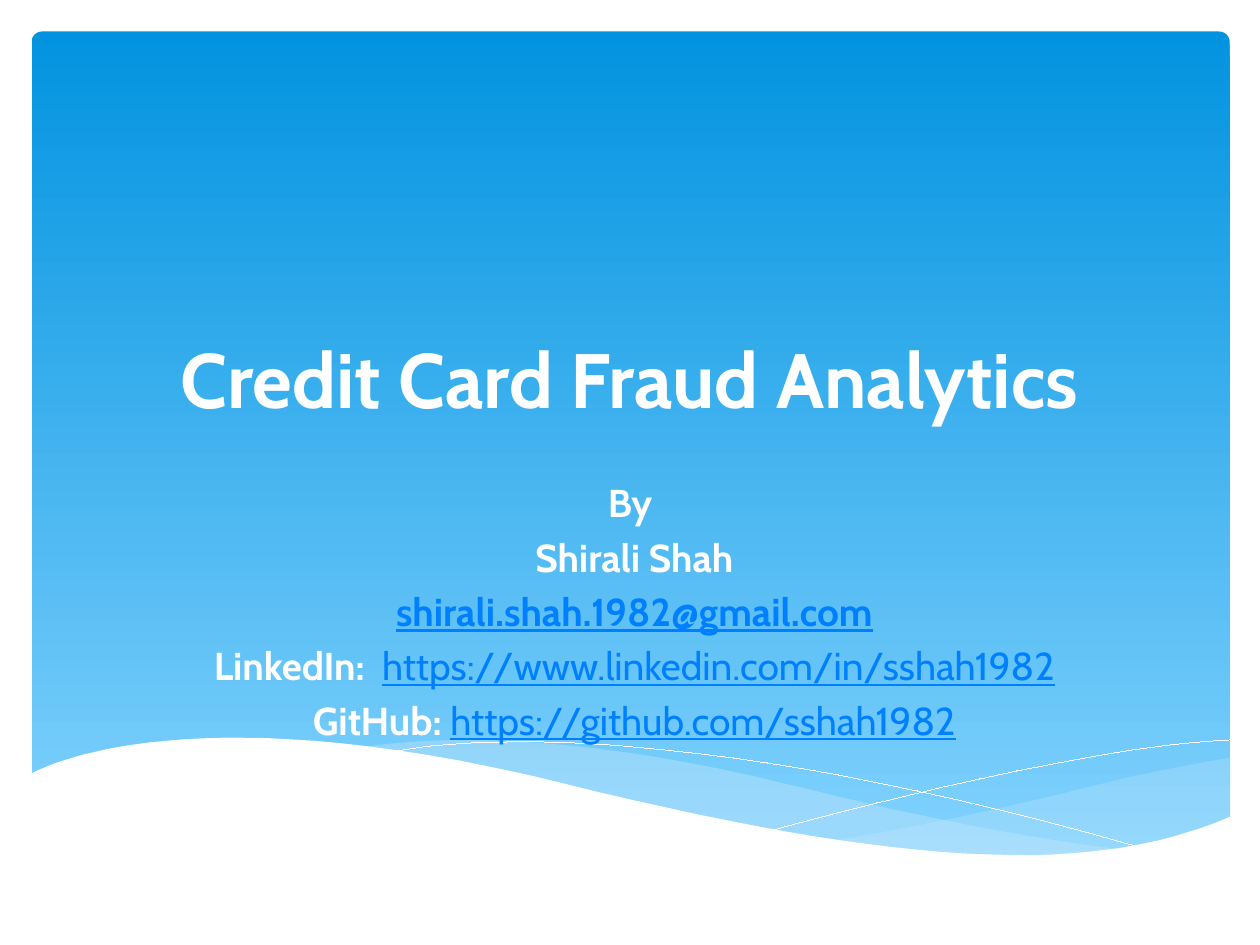
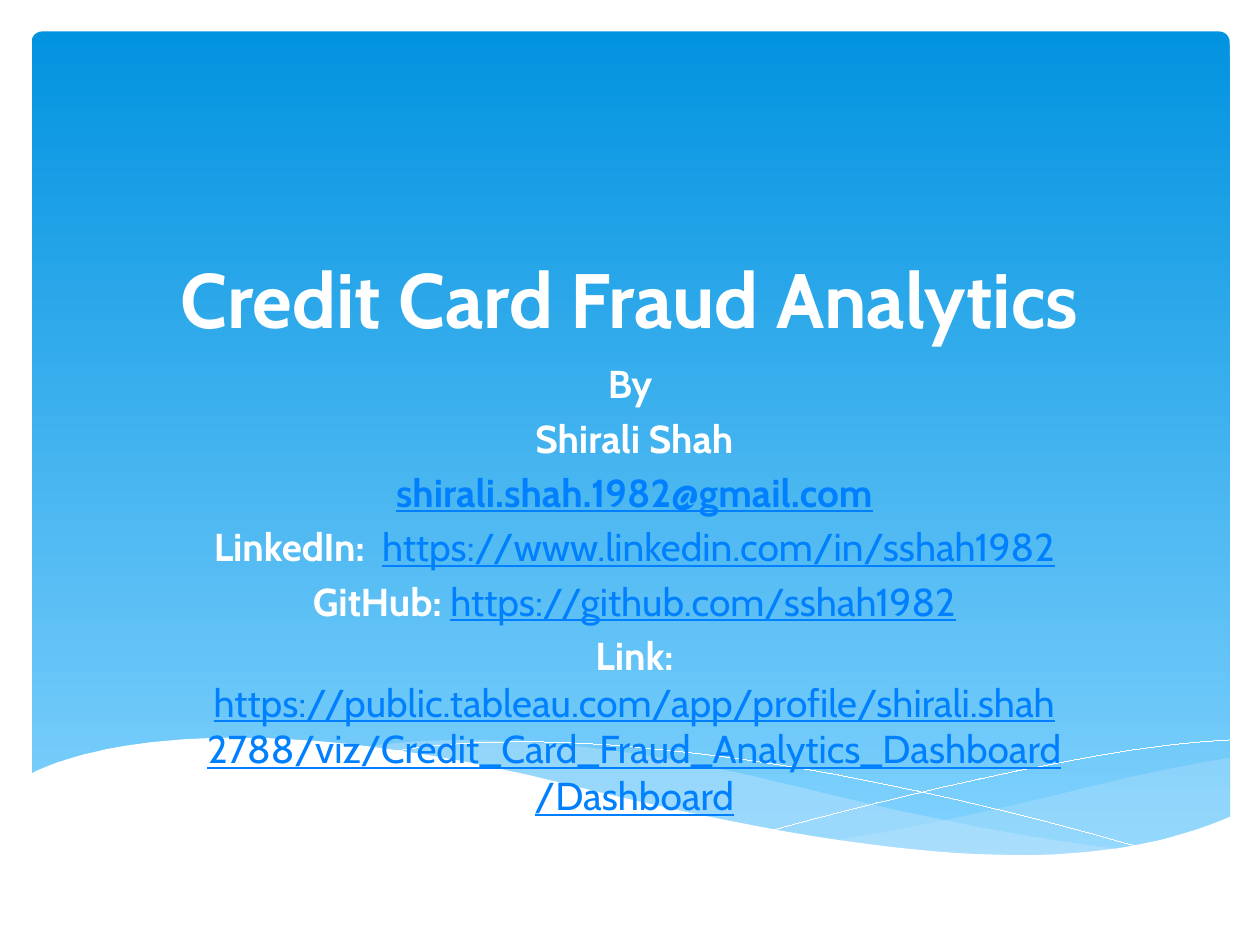
Before and after one commit to sshah1982/Tableau_Dashboards, a slide deck: slide 1 of Credit Card Fraud Analytics Dashboard/presentation/Credit_Card_Fraud_Analytics.pptx. Drawn at 1260x945 pixels with LibreOffice and Linux fonts; fonts in the diff are those of the drawing. Boxes give left, top, right and bottom in pixels: in the first picture for what was removed or moved away, otherwise in the second. Text is boxed around its words. In the diff, an @@ line names an element or a change of style, - is before the commit and + after.

```diff
--- a/Credit Card Fraud Analytics Dashboard/presentation/Credit_Card_Fraud_Analytics.pptx
+++ b/Credit Card Fraud Analytics Dashboard/presentation/Credit_Card_Fraud_Analytics.pptx
@@ title "Credit Card Fraud Analytics" moved from (x1=180, y1=350, x2=1078, y2=425) to (x1=180, y1=270, x2=1078, y2=346) @@
@@ subtitle "By" moved from (x1=214, y1=490, x2=1055, y2=744) to (x1=207, y1=371, x2=1061, y2=819) @@
@@ subtitle at (x1=207, y1=641, x2=1061, y2=819): paragraph added @@
+Link: https://public.tableau.com/app/profile/shirali.shah2788/viz/Credit_Card_Fraud_Analytics_Dashboard/Dashboard
```
Also in this commit, not shown: 1 other slide changed.
